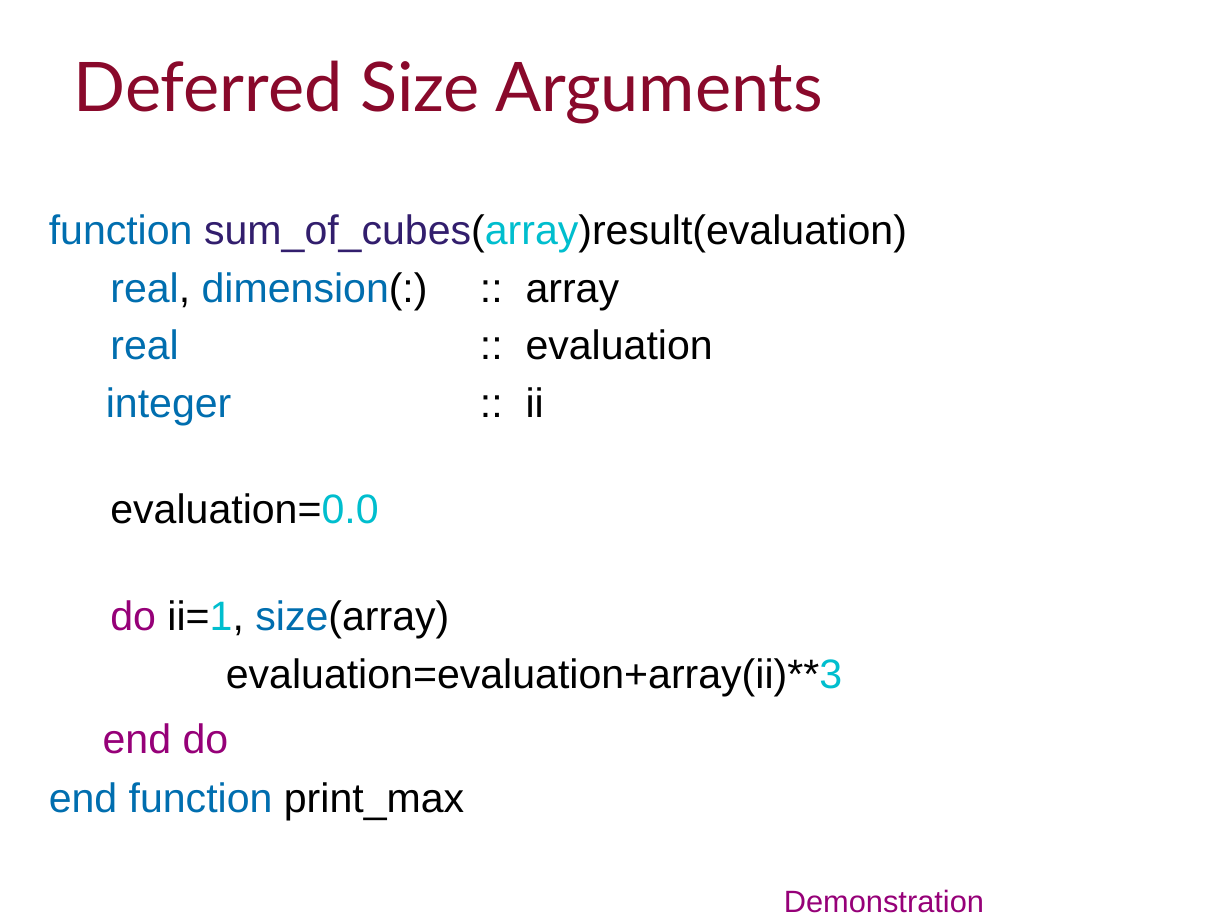
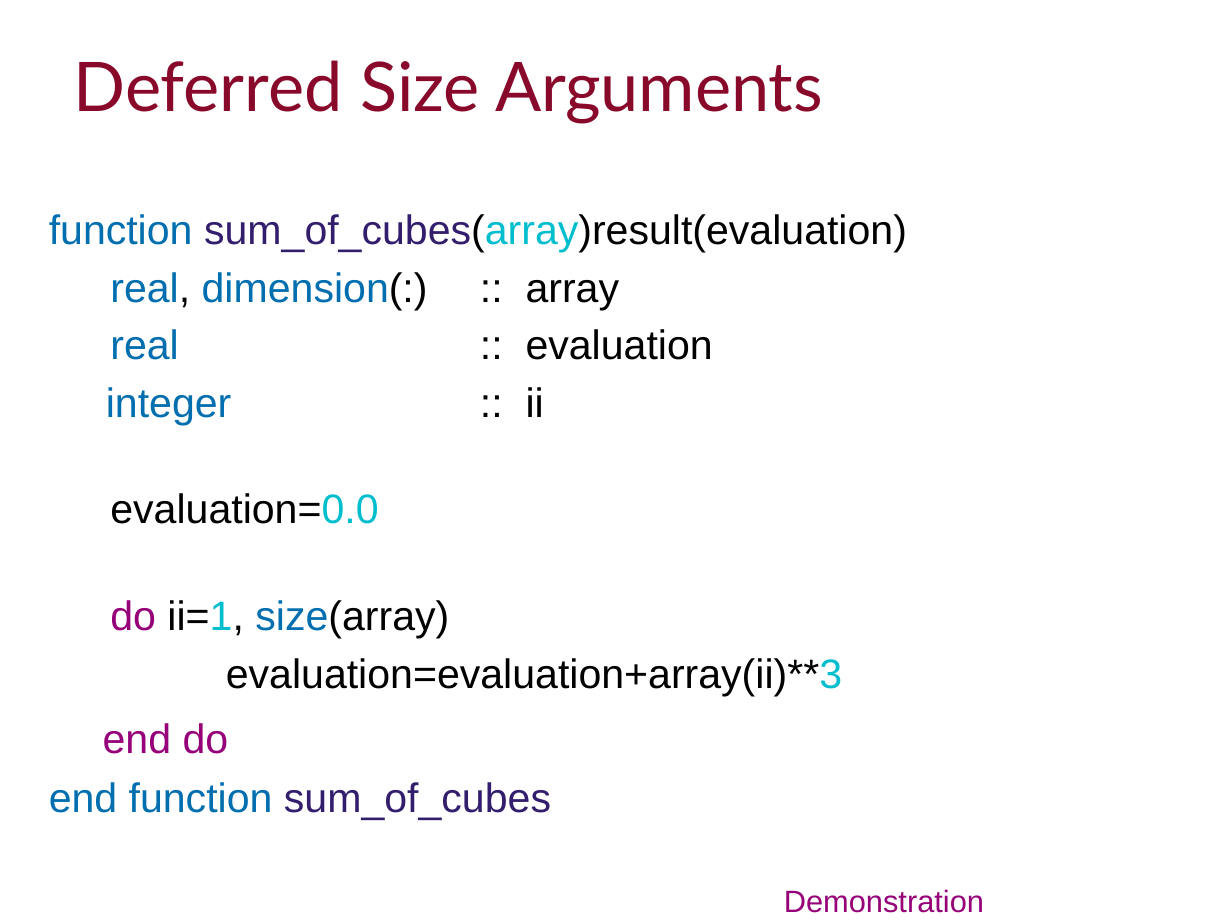
Before and after one commit to ImperialCollegeLondon/RCDS-introduction-to-fortran, a slide deck: slide 42 of Introduction to Fortran Slides.pptx. Drawn at 1232x924 pixels with LibreOffice and Linux fonts; fonts in the diff are those of the drawing; background and template pictures are left out. Boxes give left, top, right and bottom in pixels: in the first picture for what was removed or moved away, otherwise in the second. Text is boxed around its words. In the diff, an @@ line names an element or a change of style, - is before the commit and + after.

```diff
--- a/Introduction to Fortran Slides.pptx
+++ b/Introduction to Fortran Slides.pptx
@@ text at <box>49,782,551,820</box>: text changed; text colour #006EAF to #321E6D @@
-end function print_max
+end function sum_of_cubes
```
Also in this commit, not shown: 2 other files.
